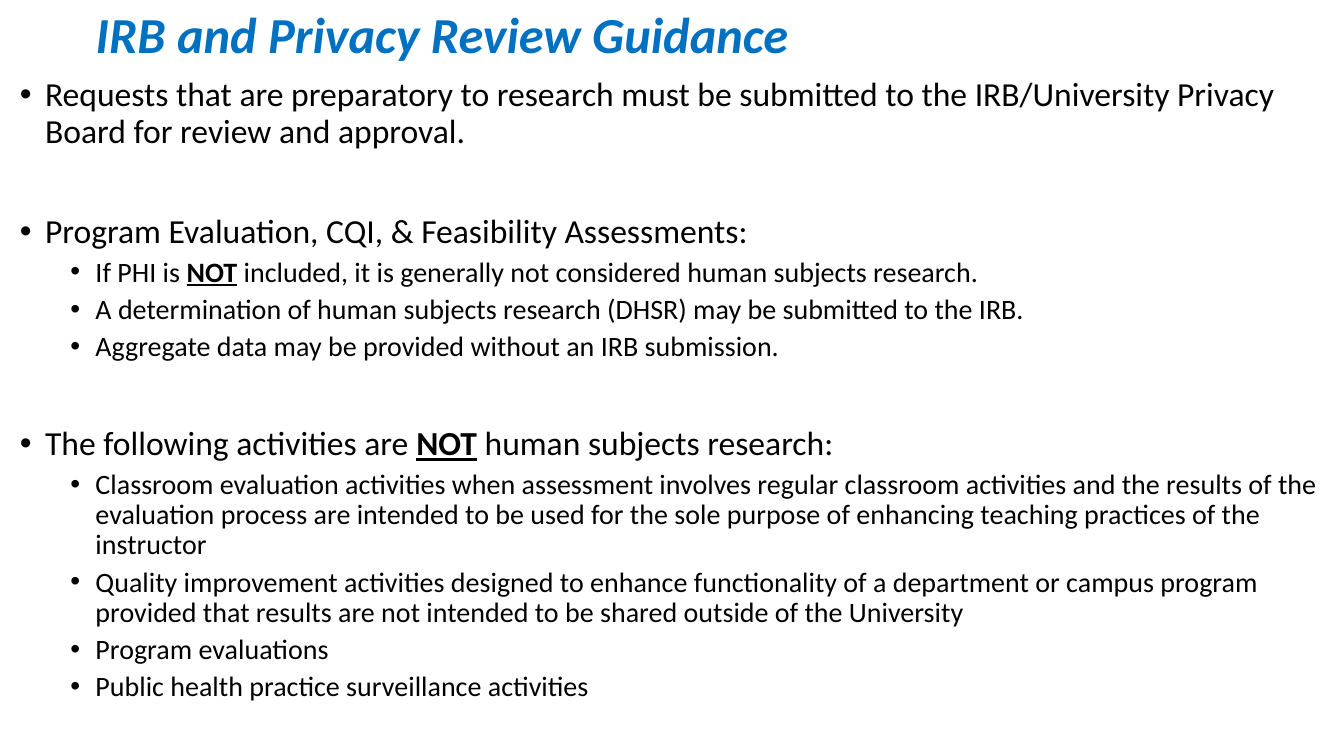
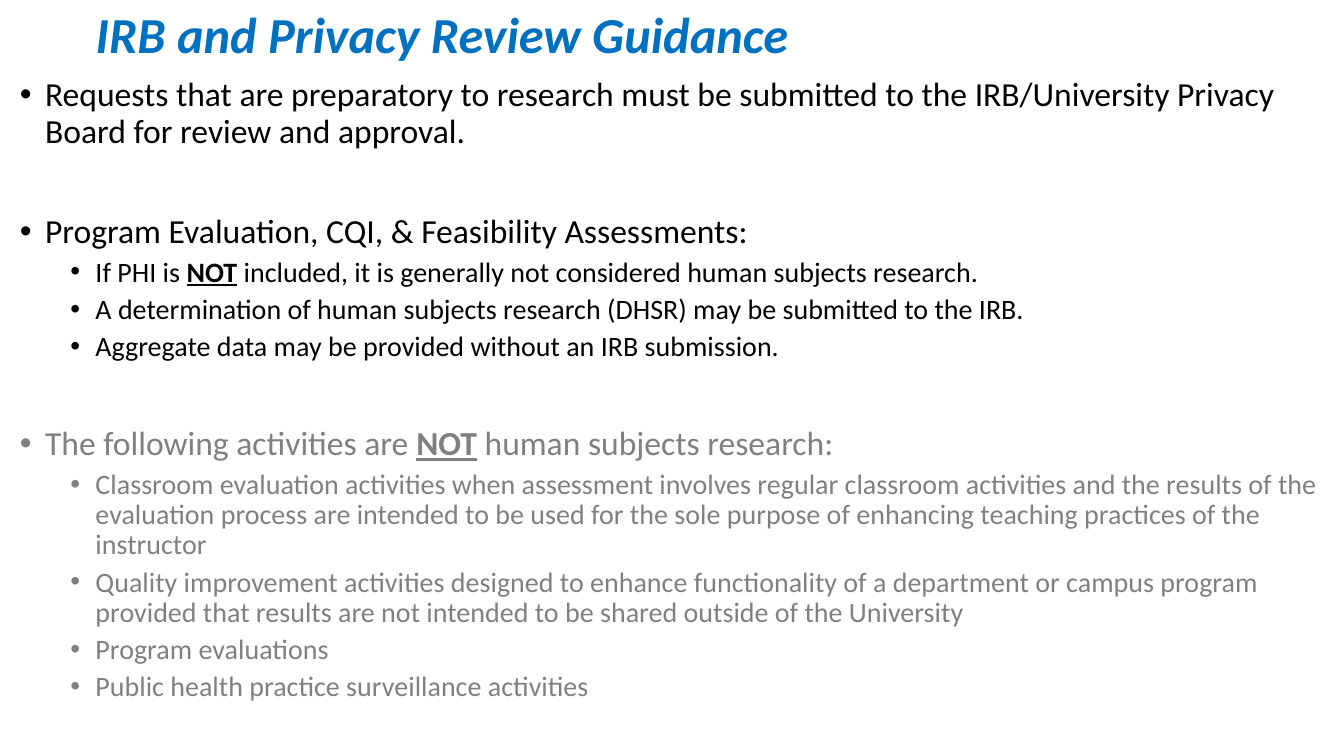
Before and after one commit to OuhscBbmc/prairie-outpost-public, a slide deck: slide 11 of publications/presentation-2020-12-ou-health/crdw-2020-12.pptx. Drawn at 1344x756 pixels with LibreOffice and Linux fonts; fonts in the diff are those of the drawing. Boxes give left, top, right and bottom in pixels: in the first picture for what was removed or moved away, otherwise in the second. Text is boxed around its words. In the diff, an @@ line names an element or a change of style, - is before the commit and + after.

```diff
--- a/publications/presentation-2020-12-ou-health/crdw-2020-12.pptx
+++ b/publications/presentation-2020-12-ou-health/crdw-2020-12.pptx
@@ text at (x1=45, y1=431, x2=1316, y2=701): text colour #000000 to #808080 in "The following activities are NOT human subjects ...", "Classroom evaluation activities when assessment involves reg ...", "Quality improvement activities designed to enhance functiona ...", "Program evaluations" and 1 more places @@
```
Also in this commit, not shown: 10 other slides changed, 3 other files.
